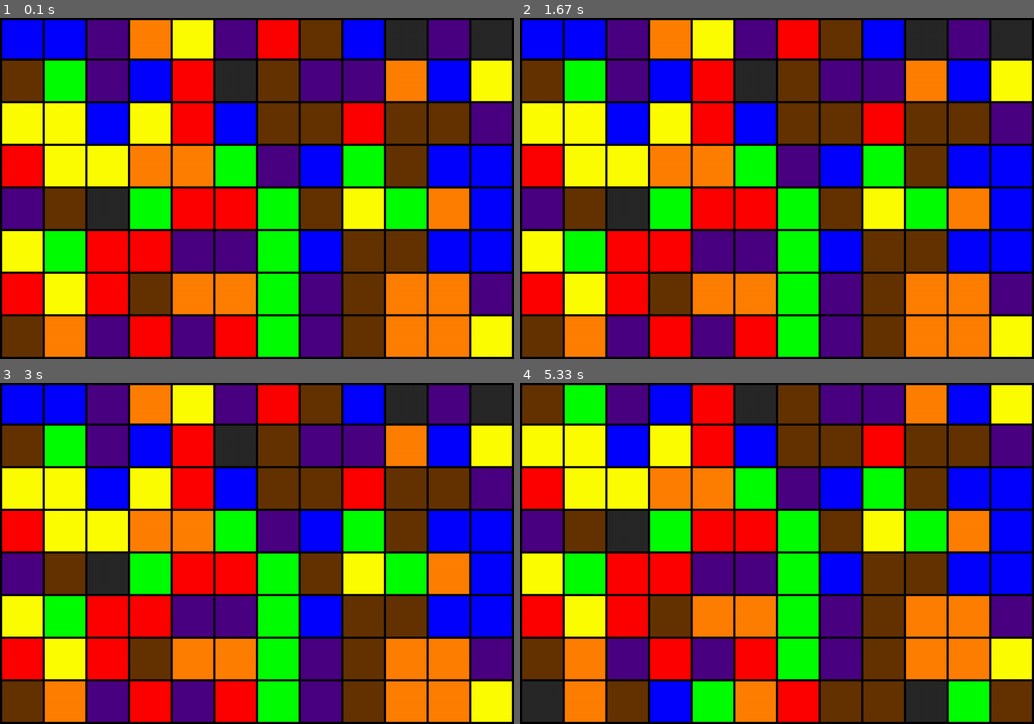
Above: before the commit, frames 1-4 (two rows, left to right).
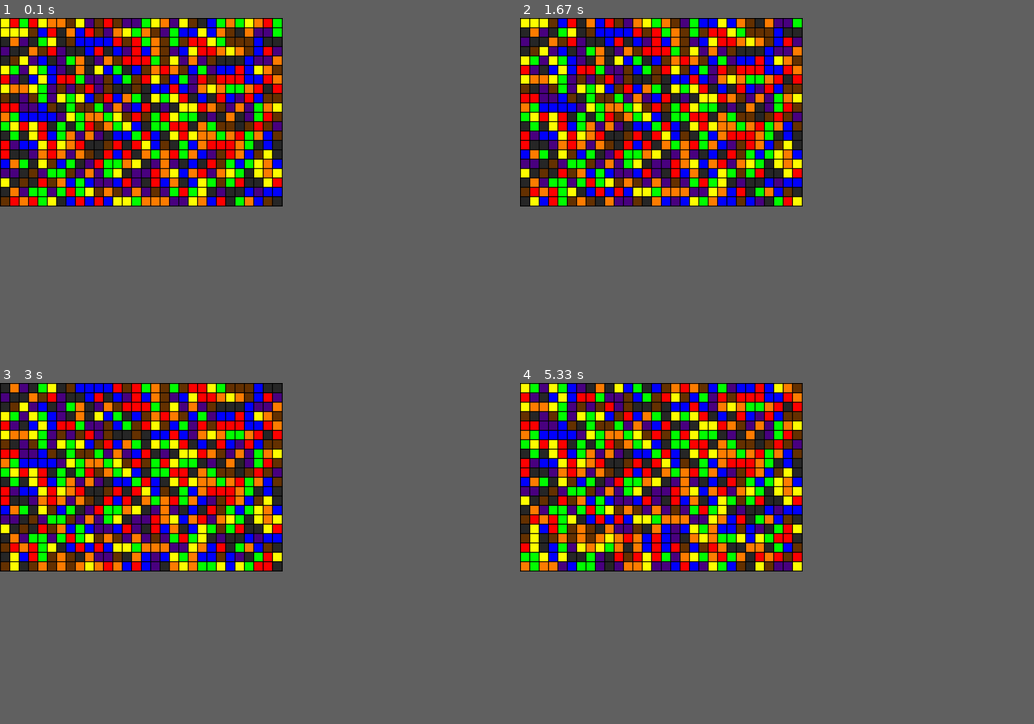
Above: after the commit, the same moments.

Repository: jduffey/watchgirl
Game: pygame game, started from pygametest.py
The game is run twice, just before and just after one commit, with the same random seed, the same clock (stepped at 60 frames per second) and the same inputs.
Inputs:
- Up to frame 1 (0.1 s): no input
- Up to frame 2 (1.67 s): no input
- Up to frame 3 (3 s): no input
- Up to frame 4 (5.33 s): no input
In our replay, the window is 900x597 before the commit and 495x330 after it. These sizes can differ from the game's own. Grey fills any space a smaller window leaves; there, only what the larger window draws over its background counts as a difference.

The runs differ from the first frame. In frame 1, 85% of the frame differs, in the area x 0-100%, y 0-100%; in frame 2, 85%; in frame 3, 84%; in frame 4, 82%.

Commit message:
Borders and squares are drawn only where they should be (no overlapping)

Diff:
--- a/pygametest.py
+++ b/pygametest.py
@@ -5,18 +5,18 @@
 import jedhash
 
 SECRET = "PRIVATE_KEY_GOES_HERE"
-PERIOD_IN_SECONDS = 3
+PERIOD_IN_SECONDS = 1
 
 WINDOW_TITLE = 'Identifier #580CD2E889BD - Onett Art Museum Main Entrance'
 
-BORDER_THICKNESS = 5
-SQUARE_WIDTH = 100
+BORDER_THICKNESS = 2
+SQUARE_WIDTH = 20
 
-NUMBER_OF_COLUMNS = 12
-NUMBER_OF_ROWS = 8
+NUMBER_OF_COLUMNS = 30
+NUMBER_OF_ROWS = 20
 
-APP_X_SIZE = NUMBER_OF_COLUMNS * SQUARE_WIDTH
-APP_Y_SIZE = NUMBER_OF_ROWS * SQUARE_WIDTH
+APP_X_SIZE = NUMBER_OF_COLUMNS * SQUARE_WIDTH + BORDER_THICKNESS * ( NUMBER_OF_COLUMNS + 1 )
+APP_Y_SIZE = NUMBER_OF_ROWS * SQUARE_WIDTH + BORDER_THICKNESS * ( NUMBER_OF_ROWS + 1 )
 
 MY_RED = (255, 0, 0)
 MY_ORANGE = (255, 127, 0)
@@ -52,27 +52,26 @@
     return nextColor
 
 def drawHorizontalBorders():
-    pygame.draw.rect(screen, MY_BLACK, (0, 0, APP_X_SIZE + BORDER_THICKNESS, BORDER_THICKNESS))
-    for i in range(1, NUMBER_OF_ROWS + 1):
+    for i in range(0, NUMBER_OF_ROWS + 1):
         topLeftX = 0
-        topLeftY = i * SQUARE_WIDTH - BORDER_THICKNESS
-        bottomRightX = APP_X_SIZE + BORDER_THICKNESS
+        topLeftY = i * ( BORDER_THICKNESS + SQUARE_WIDTH )
+        bottomRightX = APP_X_SIZE
         bottomRightY = BORDER_THICKNESS
         pygame.draw.rect(screen, MY_BLACK, (topLeftX, topLeftY, bottomRightX, bottomRightY))
 
 def drawVerticalBorders():
     for i in range(0, NUMBER_OF_COLUMNS + 1):
-        topLeftX = i * APP_X_SIZE/NUMBER_OF_COLUMNS
+        topLeftX = i * APP_X_SIZE / NUMBER_OF_COLUMNS
         topLeftY = 0
         bottomRightX = BORDER_THICKNESS
         bottomRightY = APP_Y_SIZE
         pygame.draw.rect(screen, MY_BLACK, (topLeftX, topLeftY, bottomRightX, bottomRightY))
 
 def drawColorSquare(whichSquareInCurrentRow, whichRow, currentDigest):
-    topLeftX = whichSquareInCurrentRow * APP_X_SIZE/NUMBER_OF_COLUMNS
-    topLeftY = whichRow * APP_Y_SIZE / NUMBER_OF_ROWS
-    bottomRightX = (whichSquareInCurrentRow + 1) * APP_X_SIZE/NUMBER_OF_COLUMNS
-    bottomRightY = (whichRow + 1) * APP_Y_SIZE / NUMBER_OF_ROWS
+    topLeftX = BORDER_THICKNESS + whichSquareInCurrentRow * ( SQUARE_WIDTH + BORDER_THICKNESS )
+    topLeftY = BORDER_THICKNESS + whichRow * ( SQUARE_WIDTH + BORDER_THICKNESS )
+    bottomRightX = SQUARE_WIDTH + whichSquareInCurrentRow
+    bottomRightY = SQUARE_WIDTH + whichRow
     theSquareToDraw = (topLeftX, topLeftY, bottomRightX, bottomRightY)
     pygame.draw.rect(screen, getColor(currentDigest, whichSquareInCurrentRow, whichRow), theSquareToDraw)
 
